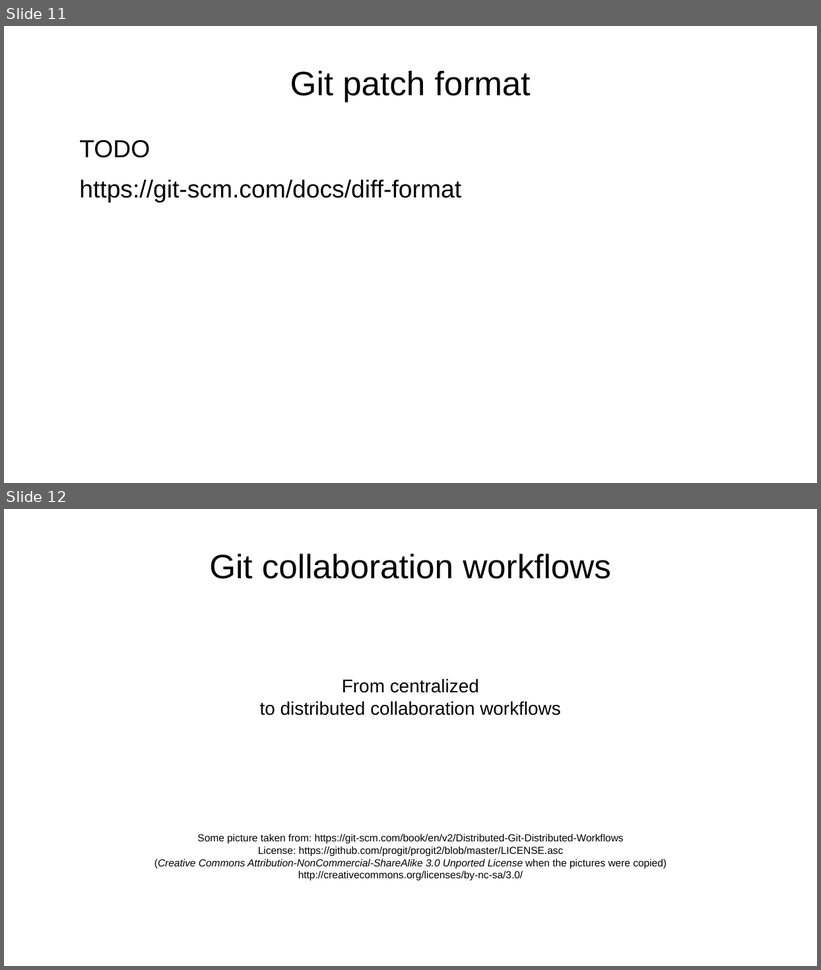
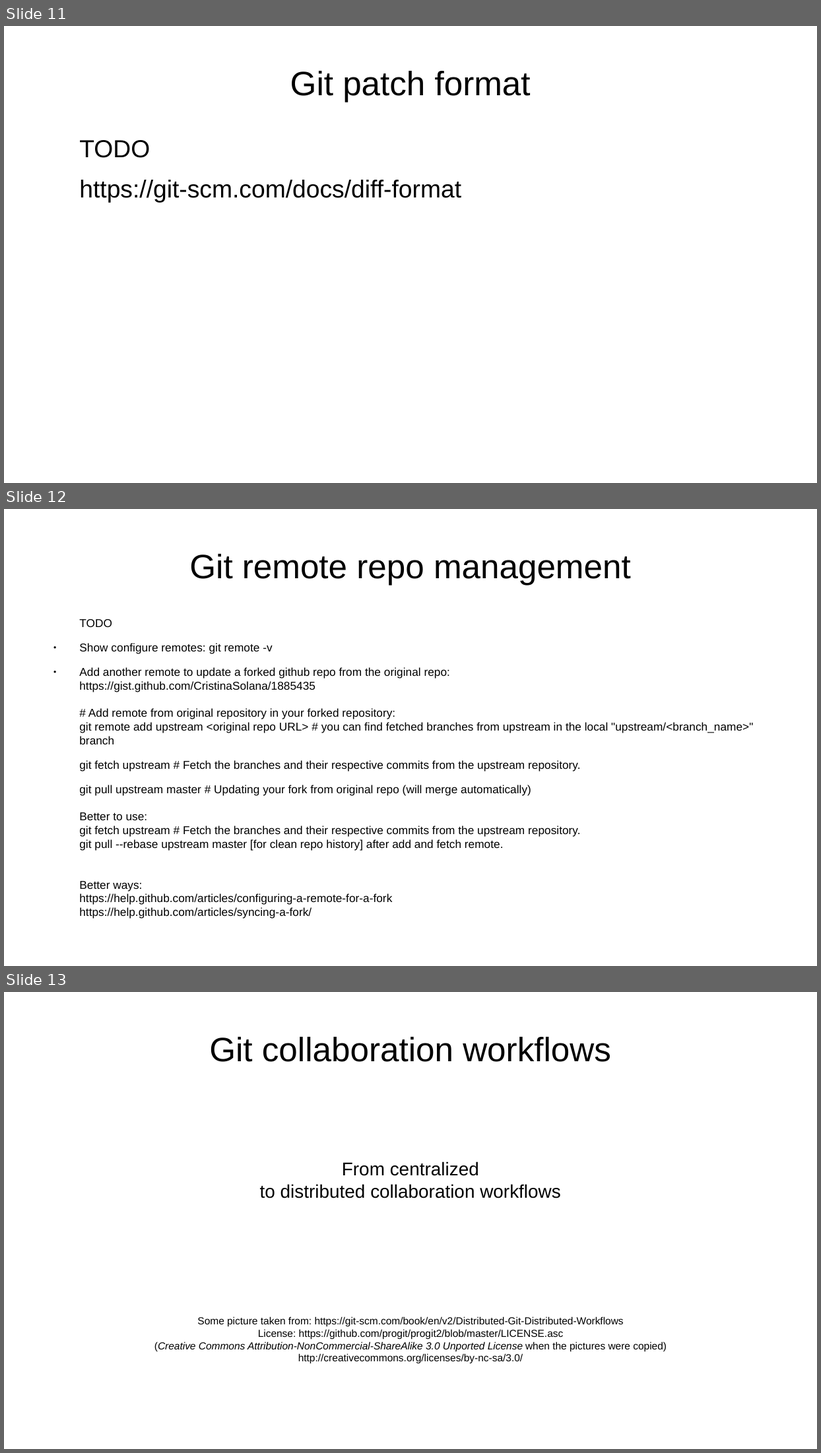
Before and after one commit to aryoda/git_essentials, a slide deck: Introduction to Git collaboration workflows.odp. Shown one above the other, each under a label of ours: slides 11 and 12 before the commit, slides 11, 12 and 13 after it. The pictures are 821x970 and 821x1453 pixels, drawn with LibreOffice and Linux fonts; fonts in the diff are those of the drawing. Boxes give left, top, right and bottom in pixels: in the first picture for what was removed or moved away, otherwise in the second. Text is boxed around its words. In the diff, an @@ line names an element or a change of style, - is before the commit and + after.

Commit message:
fixed wrong --set-upstream command; more TODOs

```diff
--- a/Introduction to Git collaboration workflows.odp
+++ b/Introduction to Git collaboration workflows.odp
@@ slide 12 added at [4,509,817,966], background #FFFFFF @@
@@ title added at [189,554,631,586], 33 pt, text #000000 @@
+Git remote repo management
@@ text added at [79,619,753,919], 11.1 pt, text #000000 @@
+TODO
+● Show configure remotes: git remote -v
+● Add another remote to update a forked github repo from the original repo:
+  https://gist.github.com/CristinaSolana/1885435
+  # Add remote from original repository in your forked repository:
+  git remote add upstream <original repo URL> # you can find fetched branches from upstream in the local "upstream/<branch_name>" branch
+git fetch upstream # Fetch the branches and their respective commits from the upstream repository.
+git pull upstream master # Updating your fork from original repo (will merge automatically)
+Better to use:
+git fetch upstream # Fetch the branches and their respective commits from the upstream repository.
+git pull --rebase upstream master [for clean repo history] after add and fetch remote.
+Better ways:
+https://help.github.com/articles/configuring-a-remote-for-a-fork
+https://help.github.com/articles/syncing-a-fork/
@@ what was slide 12 is now slide 13 @@
```
Also in this commit, not shown: 2 slides changed.
